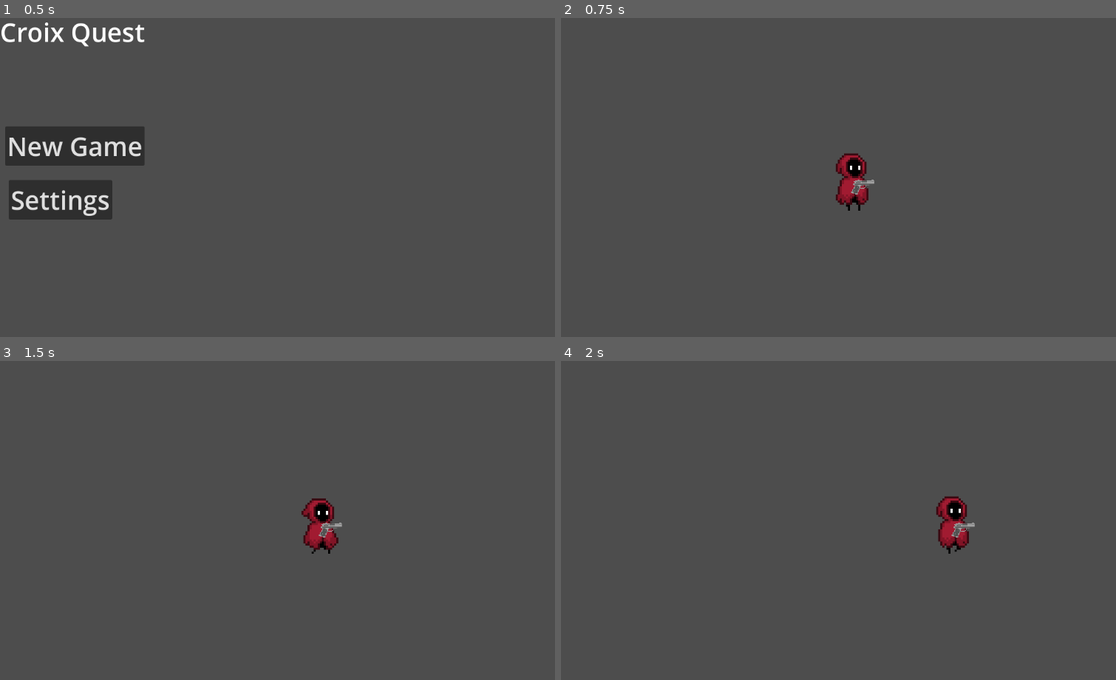
Above: before the commit, frames 1-4 (two rows, left to right).
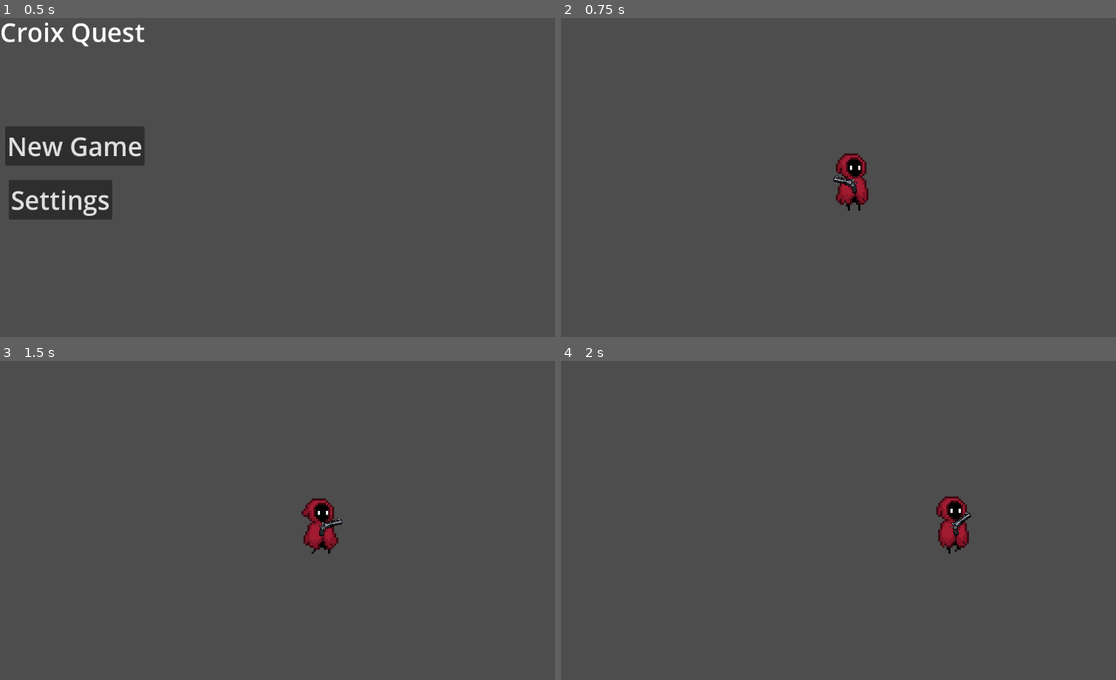
Above: after the commit, the same moments.

Repository: cyan-wolf/croix-quest
Game: Godot game, scene res://ui/menus/main_menu.tscn
Two runs of this game, one before a commit and one after it. Both use one fixed random seed, a clock stepped at 60 frames per second and the inputs below.
Inputs (mouse positions are in pixels of both pictures, inside the frame that each line leads up to):
- Up to frame 1 (0.5 s): no input
- Up to frame 2 (0.75 s): click "New Game" at 0.5 s
- Up to frame 3 (1.5 s): move the mouse to (427, 507) at 1.27 s; hold Right (ui_right) from 1.28 s (still down)
- Up to frame 4 (2 s): keep holding Right (ui_right)

Frame 1 is identical in both runs. In frame 2, 0.2% of the frame differs, in the area x 49-57%, y 49-56%; in frame 3, 0.1%; in frame 4, 0.2%.

Commit message:
Updated Gun sprite + motion

Diff:
--- /dev/null
+++ b/player/Weapon.gd
@@ -0,0 +1,16 @@
+extends Node2D
+
+func _process(_delta):
+	look_at(get_global_mouse_position())
+	if rotation_degrees > 90 or rotation_degrees < -90:
+		$Sprite2D.flip_v = true
+	else:
+		$Sprite2D.flip_v = false
+
+
+
+	if rotation_degrees >= 269:
+		rotation_degrees = 90
+
+	if rotation_degrees <= -269:
+		rotation_degrees = -90
--- a/player/player.gd
+++ b/player/player.gd
@@ -9,7 +9,7 @@
 var sprite_direction = "Right": get = _get_sprite_direction
 
 @onready var sprite = $AnimatedSprite2D
-@onready var weapon_sprite = $Weapon/AnimatedSprite2D
+@onready var weapon_sprite = $Weapon/Sprite2D
 
 func _physics_process(_delta):
 	#print_debug($RunCountdown.time_left)
@@ -34,7 +34,7 @@
 	#var direction = "Side" if sprite_direction in ["Left", "Right"] else sprite_direction
 	sprite.play(animation) #Add {+ direction} to animation if up and down sprite animations are implemented. Remember to edit the animation names too if it happens
 	sprite.flip_h = (sprite_direction == "Left")
-	weapon_sprite.flip_h = (sprite_direction == "Left") #ANTHONY REMEMBER TO FIX THIS GOD DAMN
+	#weapon_sprite.flip_h = (sprite_direction == "Left") #ANTHONY REMEMBER TO FIX THIS GOD DAMN
 
 func _get_input_direction():
 	var x = -int(Input.is_action_pressed("ui_left")) + int(Input.is_action_pressed("ui_right"))
--- a/player/player.tscn
+++ b/player/player.tscn
@@ -1,10 +1,11 @@
-[gd_scene load_steps=51 format=3 uid="uid://ddqssg6qko7t7"]
+[gd_scene load_steps=45 format=3 uid="uid://ddqssg6qko7t7"]
 
 [ext_resource type="Texture2D" uid="uid://bmdig0ou30s7p" path="res://player/player.png" id="1_1bkcv"]
 [ext_resource type="Script" path="res://player/player.gd" id="1_a2tsp"]
 [ext_resource type="PackedScene" uid="uid://sf1vktsr351u" path="res://particles/initial_dash_particles.tscn" id="3_ka5ay"]
 [ext_resource type="AudioStream" uid="uid://b83u0qo3cei2u" path="res://sounds/sfx/InitialDash.wav" id="4_omw7c"]
-[ext_resource type="Texture2D" uid="uid://bphqjwtgvfbhm" path="res://weapons/sprites/Pistol/Weapon/[FULL]PistolV1.01.png" id="5_owtak"]
+[ext_resource type="Script" path="res://player/Weapon.gd" id="5_bvr0s"]
+[ext_resource type="Texture2D" uid="uid://x3utlx6t0n8i" path="res://weapons/sprites/Pistol/pistol.png" id="6_a1ng5"]
 
 [sub_resource type="CapsuleShape2D" id="CapsuleShape2D_s1a4d"]
 radius = 6.0
@@ -295,59 +296,6 @@
 "speed": 5.0
 }]
 
-[sub_resource type="AtlasTexture" id="AtlasTexture_6wubf"]
-atlas = ExtResource("5_owtak")
-region = Rect2(0, 0, 64, 32)
-
-[sub_resource type="AtlasTexture" id="AtlasTexture_6seqh"]
-atlas = ExtResource("5_owtak")
-region = Rect2(128, 0, 64, 32)
-
-[sub_resource type="AtlasTexture" id="AtlasTexture_p77bo"]
-atlas = ExtResource("5_owtak")
-region = Rect2(256, 0, 64, 32)
-
-[sub_resource type="AtlasTexture" id="AtlasTexture_hc4t2"]
-atlas = ExtResource("5_owtak")
-region = Rect2(384, 0, 64, 32)
-
-[sub_resource type="AtlasTexture" id="AtlasTexture_phr25"]
-atlas = ExtResource("5_owtak")
-region = Rect2(512, 0, 64, 32)
-
-[sub_resource type="AtlasTexture" id="AtlasTexture_yc40r"]
-atlas = ExtResource("5_owtak")
-region = Rect2(640, 0, 64, 32)
-
-[sub_resource type="SpriteFrames" id="SpriteFrames_vswc0"]
-animations = [{
-"frames": [{
-"duration": 1.0,
-"texture": SubResource("AtlasTexture_6wubf")
-}, {
-"duration": 1.0,
-"texture": SubResource("AtlasTexture_6seqh")
-}, {
-"duration": 1.0,
-"texture": SubResource("AtlasTexture_p77bo")
-}, {
-"duration": 1.0,
-"texture": SubResource("AtlasTexture_hc4t2")
-}, {
-"duration": 1.0,
-"texture": SubResource("AtlasTexture_phr25")
-}, {
-"duration": 1.0,
-"texture": SubResource("AtlasTexture_yc40r")
-}, {
-"duration": 1.0,
-"texture": SubResource("AtlasTexture_6wubf")
-}],
-"loop": false,
-"name": &"shooting",
-"speed": 10.0
-}]
-
 [node name="Player" type="CharacterBody2D"]
 motion_mode = 1
 script = ExtResource("1_a2tsp")
@@ -359,7 +307,7 @@
 [node name="AnimatedSprite2D" type="AnimatedSprite2D" parent="."]
 sprite_frames = SubResource("SpriteFrames_5a2gx")
 animation = &"Run"
-frame_progress = 0.351843
+frame_progress = 0.878459
 
 [node name="RunCountdown" type="Timer" parent="."]
 wait_time = 2.0
@@ -375,14 +323,12 @@
 bus = &"sfx"
 
 [node name="Weapon" type="Node2D" parent="."]
-
-[node name="AnimatedSprite2D" type="AnimatedSprite2D" parent="Weapon"]
-position = Vector2(1, 6)
-scale = Vector2(0.4, 0.4)
-sprite_frames = SubResource("SpriteFrames_vswc0")
-animation = &"shooting"
-frame = 6
-frame_progress = 1.0
-offset = Vector2(23, -7)
+position = Vector2(0, 4)
+script = ExtResource("5_bvr0s")
+
+[node name="Sprite2D" type="Sprite2D" parent="Weapon"]
+position = Vector2(3, 0)
+scale = Vector2(0.3, 0.3)
+texture = ExtResource("6_a1ng5")
 
 [connection signal="timeout" from="RunCountdown" to="." method="_on_timer_timeout"]
Binary file removed: weapons/sprites/Pistol/FX/[CASING] PistolV1.00.png
Not shown, removed: weapons/sprites/Pistol/FX/[CASING] PistolV1.00.png.import
Binary file removed: weapons/sprites/Pistol/FX/[FULL_MUZZLE_FLASH] PistolV1.00.png
Not shown, removed: weapons/sprites/Pistol/FX/[FULL_MUZZLE_FLASH] PistolV1.00.png.import
Binary file removed: weapons/sprites/Pistol/FX/[MUZZLE_FIRE] PistolV1.00.png
Binary file removed: weapons/sprites/Pistol/FX/[MUZZLE_SMOKE] PistolV1.00.png
Not shown, removed: weapons/sprites/Pistol/FX/[MUZZLE_SMOKE] PistolV1.00.png.import
Binary file removed: weapons/sprites/Pistol/Weapon/[FULL]PistolV1.01.png
Not shown, removed: weapons/sprites/Pistol/Weapon/[FULL]PistolV1.01.png.import
Binary file removed: weapons/sprites/Pistol/Weapon/[SHOOTING]PistolV1.00.png
Not shown, removed: weapons/sprites/Pistol/Weapon/[SHOOTING]PistolV1.00.png.import
Binary file removed: weapons/sprites/Pistol/Weapon/[SHOOTING_MUZZLE_FLASH] PistolV1.00.png
(and 3 more such lines)
